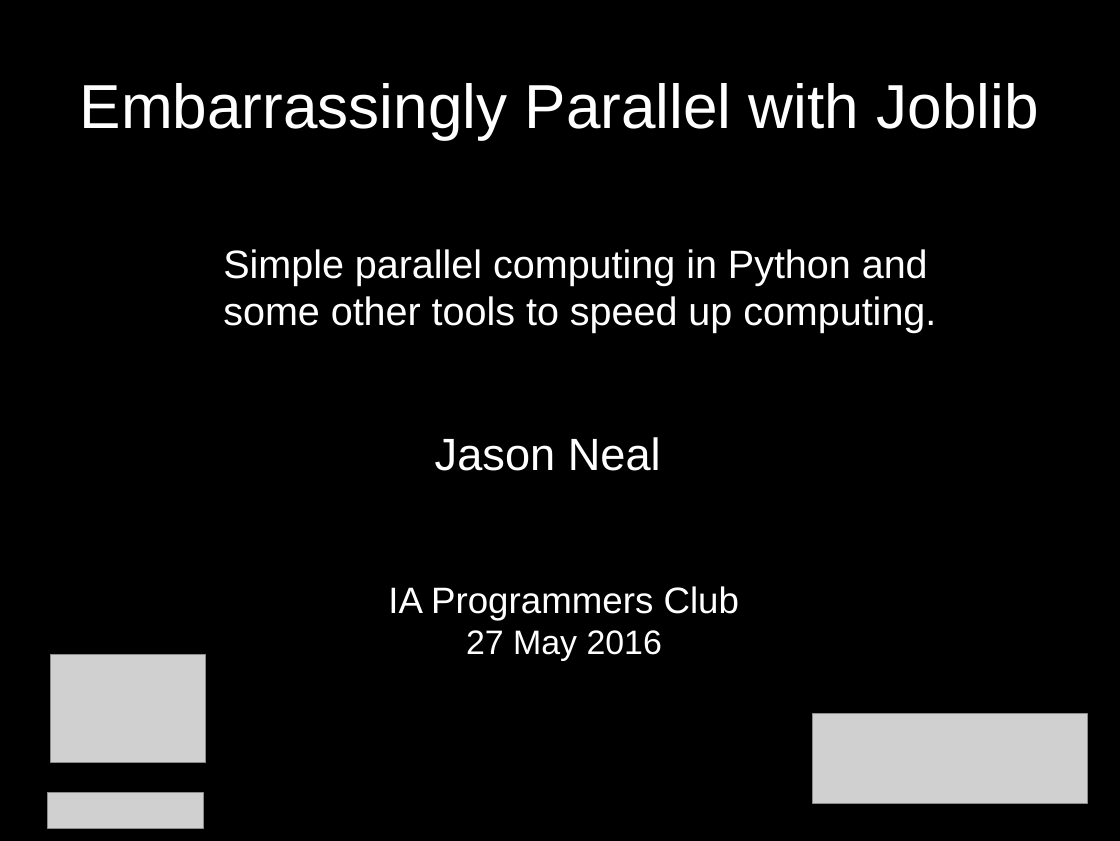
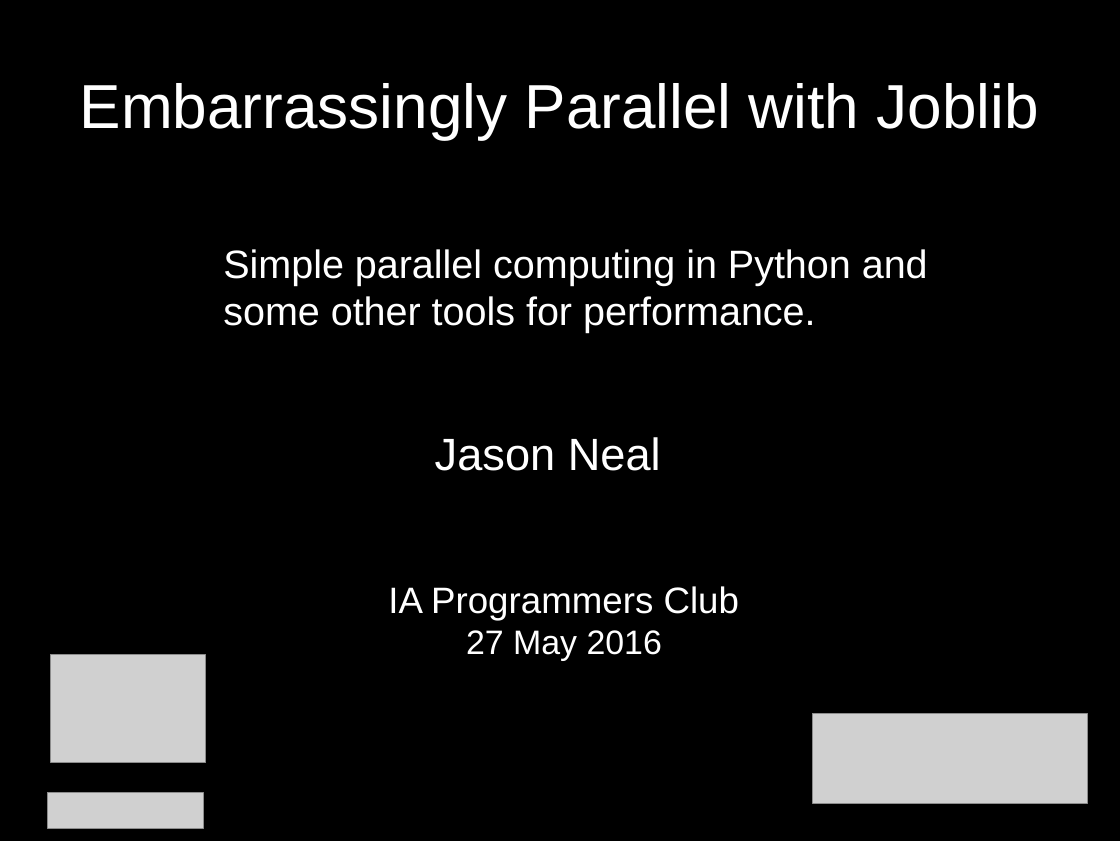
Before and after one commit to jason-neal/PC_Joblib_parrallelization, a slide deck: slide 1 of Embarisingly Parallel.odp. Drawn at 1120x841 pixels with LibreOffice and Linux fonts; fonts in the diff are those of the drawing; grey boxes stand for pictures. Boxes give left, top, right and bottom in pixels: in the first picture for what was removed or moved away, otherwise in the second. Text is boxed around its words. In the diff, an @@ line names an element or a change of style, - is before the commit and + after.

Commit message:
PC Presentation

```diff
--- a/Embarisingly Parallel.odp
+++ b/Embarisingly Parallel.odp
@@ text at [223, 249, 928, 333]: text changed @@
-Simple parallel computing in Python and some other tools to speed up computing.
+Simple parallel computing in Python and some other tools for performance.
```
Also in this commit, not shown: 4 other slides changed, 1 slide added, 1 slide removed, 1 other file.
